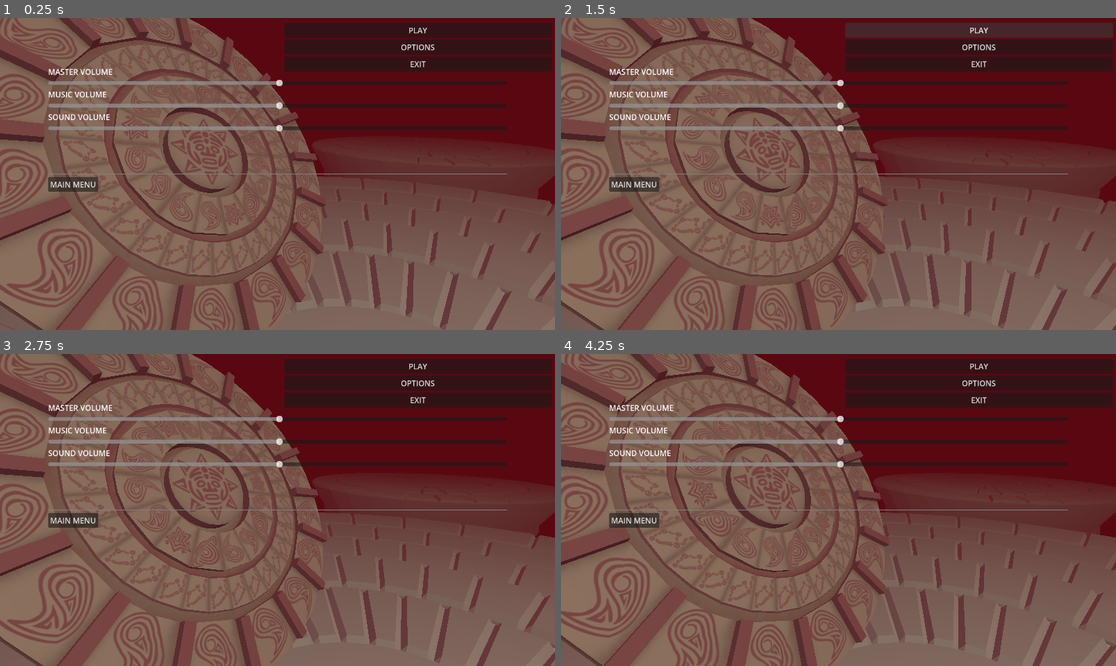
Above: before the commit, frames 1-4 (two rows, left to right).
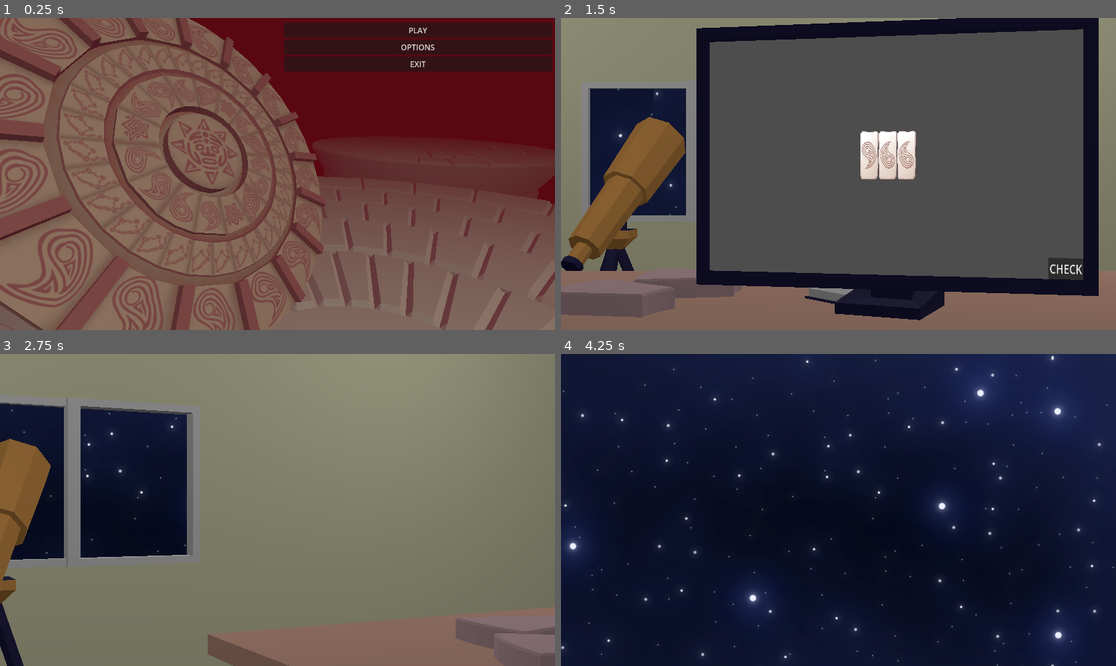
Above: after the commit, the same moments.

Repository: Wendfrey/minijam_210_astral
Game: Godot game, scene res://Scenes/MainMenu.tscn
Two runs of this game, one before a commit and one after it. Both use one fixed random seed, a clock stepped at 60 frames per second and the inputs below.
Inputs (mouse positions are in pixels of both pictures, inside the frame that each line leads up to):
- Up to frame 1 (0.25 s): no input
- Up to frame 2 (1.5 s): click "PLAY" at 0.5 s; click (977, 30) at 1.25 s, where only the run before the commit has a clickable "PLAY"
- Up to frame 3 (2.75 s): click (77, 485) at 2.02 s
- Up to frame 4 (4.25 s): click (977, 366) at 2.75 s, where only the run before the commit has a clickable "PLAY"; tap Enter at 3.5 s; move the mouse to (960, 494) at 3.52 s; tap P at 3.6 s; click (960, 494) at 3.67 s

The runs differ from the first frame. In frame 1, 3.9% of the frame differs, in the area x 8-92%, y 16-56%; in frame 2, 89%; in frame 3, 80%; in frame 4, 100%, in the area x 0-100%, y 0-100%.

Commit message:
play button works, fixed options showing up at startup

Diff:
--- a/minijam-210-astral/Scenes/MainMenu.tscn
+++ b/minijam-210-astral/Scenes/MainMenu.tscn
@@ -282,6 +282,7 @@
 script = ExtResource("1_tt5f1")
 
 [node name="OptionsScreen" parent="." unique_id=1146029527 instance=ExtResource("2_ghw46")]
+visible = false
 layout_mode = 1
 
 [node name="VBoxContainer" type="VBoxContainer" parent="." unique_id=2102872340]
@@ -363,6 +364,7 @@
 autoplay = &"menu_iddle"
 
 [connection signal="close" from="OptionsScreen" to="." method="_on_options_screen_close"]
+[connection signal="pressed" from="VBoxContainer/BTN_Play" to="." method="_on_btn_play_pressed"]
 [connection signal="pressed" from="VBoxContainer/BTN_Options" to="." method="_on_btn_options_pressed"]
 [connection signal="pressed" from="VBoxContainer/BTN_Exit" to="." method="_on_btn_exit_pressed"]
 
--- a/minijam-210-astral/Scenes/main_menu.gd
+++ b/minijam-210-astral/Scenes/main_menu.gd
@@ -6,7 +6,6 @@
 func _on_btn_exit_pressed() -> void:
 	get_tree().quit()
 
-
 func _on_btn_options_pressed() -> void:
 	options_screen.show()
 	v_box_container.hide()
@@ -14,3 +13,6 @@
 func _on_options_screen_close() -> void:
 	options_screen.hide()
 	v_box_container.show()
+
+func _on_btn_play_pressed() -> void:
+	get_tree().change_scene_to_file("res://Scenes/Nivel.tscn")
